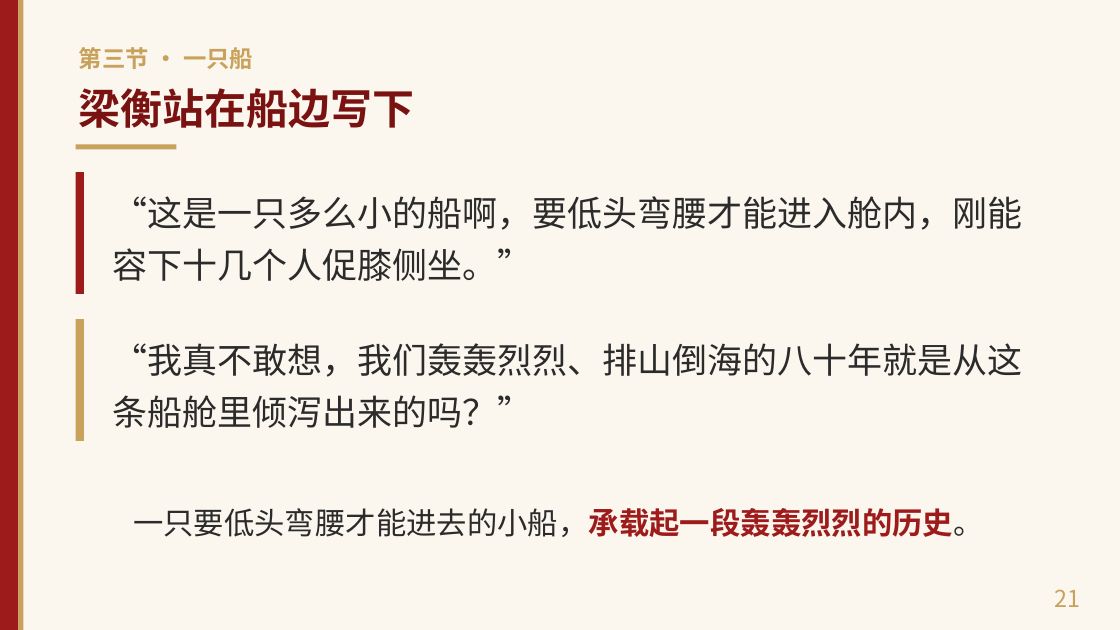
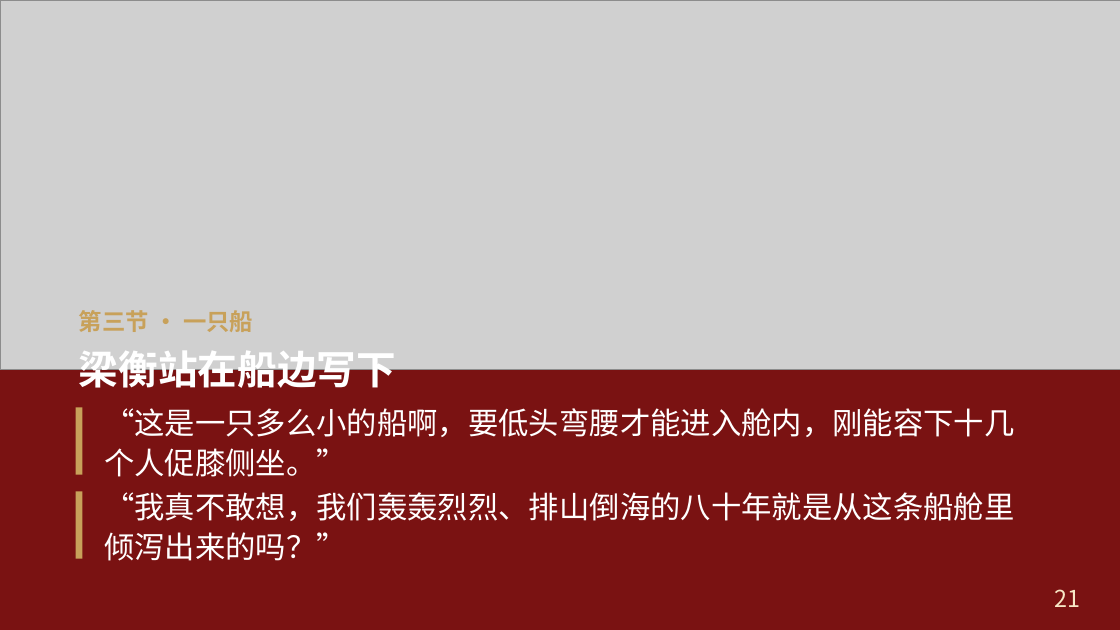
Before and after one commit to shyboy/studyh5, a slide deck: slide 21 of 09.望山河读书分享/《望山河》读书分享（30分钟版）.pptx. Drawn at 1120x630 pixels with LibreOffice and Linux fonts; fonts in the diff are those of the drawing; grey boxes stand for pictures. Boxes give left, top, right and bottom in pixels: in the first picture for what was removed or moved away, otherwise in the second. Text is boxed around its words. In the diff, an @@ line names an element or a change of style, - is before the commit and + after.

```diff
--- a/09.望山河读书分享/《望山河》读书分享（30分钟版）.pptx
+++ b/09.望山河读书分享/《望山河》读书分享（30分钟版）.pptx
@@ background #FBF6EE to #7A1212 @@
@@ rectangle removed at (x1=0, y1=0, x2=18, y2=630) @@
@@ picture added at (x1=0, y1=0, x2=1120, y2=370) @@
@@ rectangle removed at (x1=18, y1=0, x2=24, y2=630) @@
@@ rectangle removed at (x1=76, y1=145, x2=176, y2=150) @@
@@ rectangle removed at (x1=76, y1=172, x2=84, y2=294) @@
@@ text "第三节 · 一只船" moved from (x1=79, y1=47, x2=253, y2=69) to (x1=79, y1=310, x2=253, y2=332) @@
@@ text "梁衡站在船边写下" moved from (x1=79, y1=88, x2=415, y2=128) to (x1=79, y1=351, x2=396, y2=394) @@
@@ text "梁衡站在船边写下" at (x1=79, y1=351, x2=396, y2=394): size 36 to 34 pt, text colour #7A1212 to #FFFFFF @@
@@ rectangle resized from (x1=76, y1=319, x2=84, y2=441) to (x1=76, y1=408, x2=82, y2=475) @@
@@ text "“这是一只多么小的船啊，要低头弯腰才能进入舱内，刚能容下十几个人促膝侧坐。”" at (x1=104, y1=408, x2=1014, y2=477): size 30 to 26 pt, text colour #2B2B2B to #FFFFFF; line spacing 1.25 to 1.1 @@
@@ text "“这是一只多么小的船啊，要低头弯腰才能进入舱内，刚能容下十几个人促膝侧坐。”" moved from (x1=113, y1=196, x2=1023, y2=281) to (x1=104, y1=408, x2=1014, y2=477) @@
@@ rectangle added at (x1=76, y1=492, x2=82, y2=559), fill #C8A15A @@
@@ text "“我真不敢想，我们轰轰烈烈、排山倒海的八十年就是从这条船舱里倾泻出来的吗？”" moved from (x1=113, y1=343, x2=1023, y2=428) to (x1=104, y1=492, x2=1014, y2=561) @@
@@ text "“我真不敢想，我们轰轰烈烈、排山倒海的八十年就是从这条船舱里倾泻出来的吗？”" at (x1=104, y1=492, x2=1014, y2=561): size 30 to 26 pt, text colour #2B2B2B to #FFFFFF; line spacing 1.25 to 1.1 @@
@@ text removed at (x1=133, y1=508, x2=984, y2=537) @@
-一只要低头弯腰才能进去的小船，承载起一段轰轰烈烈的历史。
@@ text "21" at (x1=1054, y1=589, x2=1080, y2=607): text colour #C8A15A to #F7E7C6 @@
```
Also in this commit, not shown: 24 other slides changed, 1 slide added, 2 other files.
